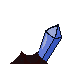
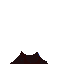
Layers edited between the first and the second 64px x 64px image:
painted on "Layer 1" over [38, 24, 62, 61]
